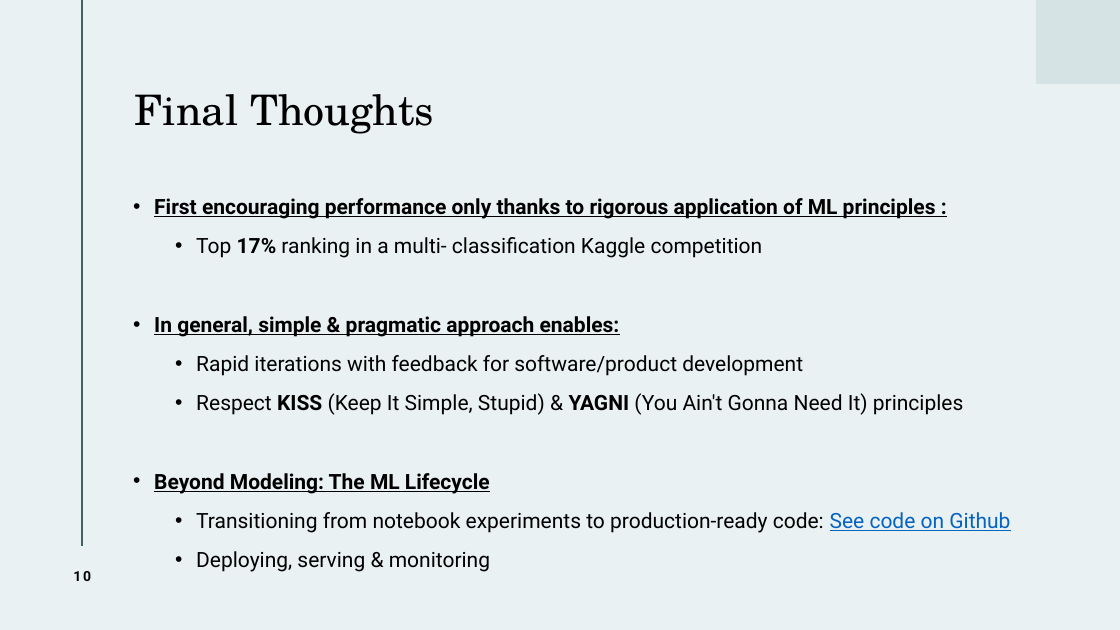
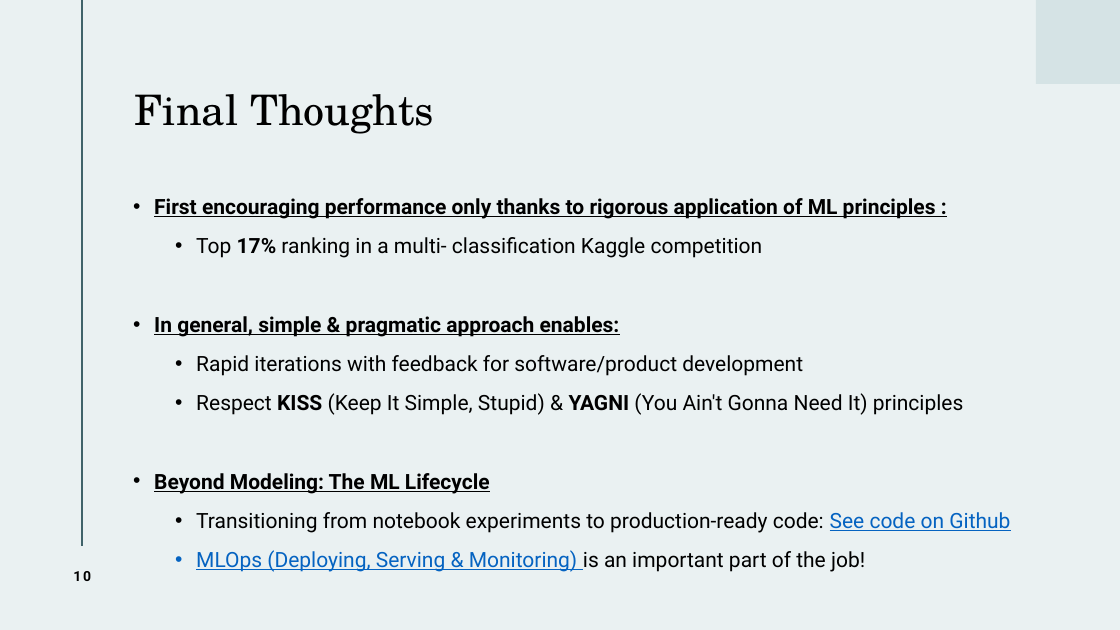
Before and after one commit to necois/kaggle, a slide deck: slide 10 of materials/Indy_2024.pptx. Drawn at 1120x630 pixels with LibreOffice and Linux fonts; fonts in the diff are those of the drawing. Boxes give left, top, right and bottom in pixels: in the first picture for what was removed or moved away, otherwise in the second. Text is boxed around its words. In the diff, an @@ line names an element or a change of style, - is before the commit and + after.

```diff
--- a/materials/Indy_2024.pptx
+++ b/materials/Indy_2024.pptx
@@ text at (196,550,865,572): text changed; text colour #000000 to #0563C1 @@
-  • Deploying, serving & monitoring
+  • MLOps (Deploying, Serving & Monitoring) is an important part of the job!
```
Also in this commit, not shown: 5 other slides changed.
